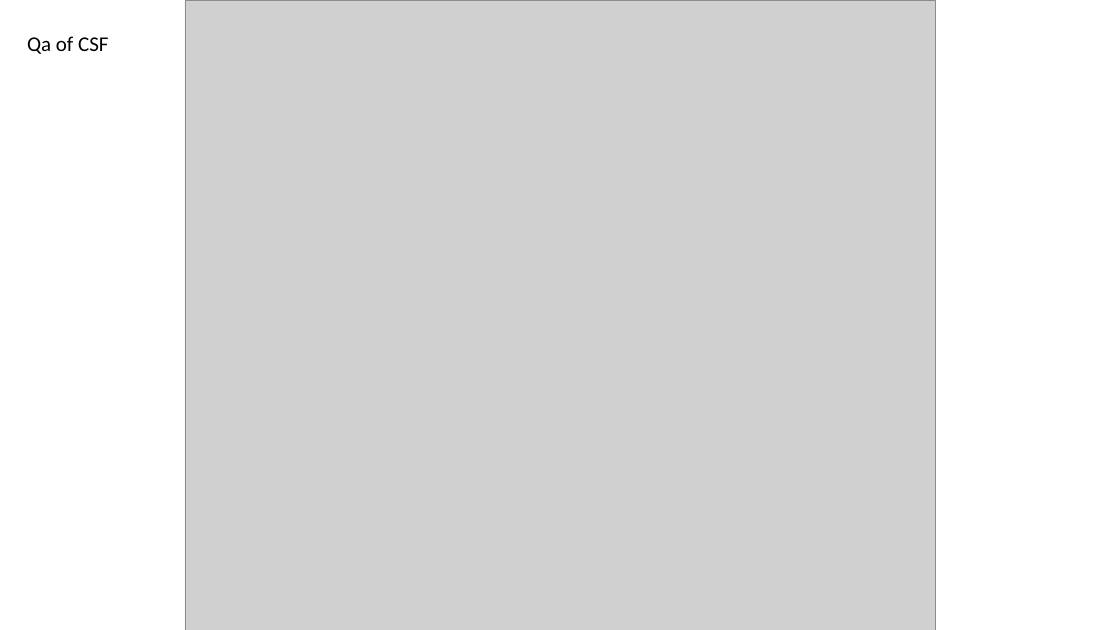
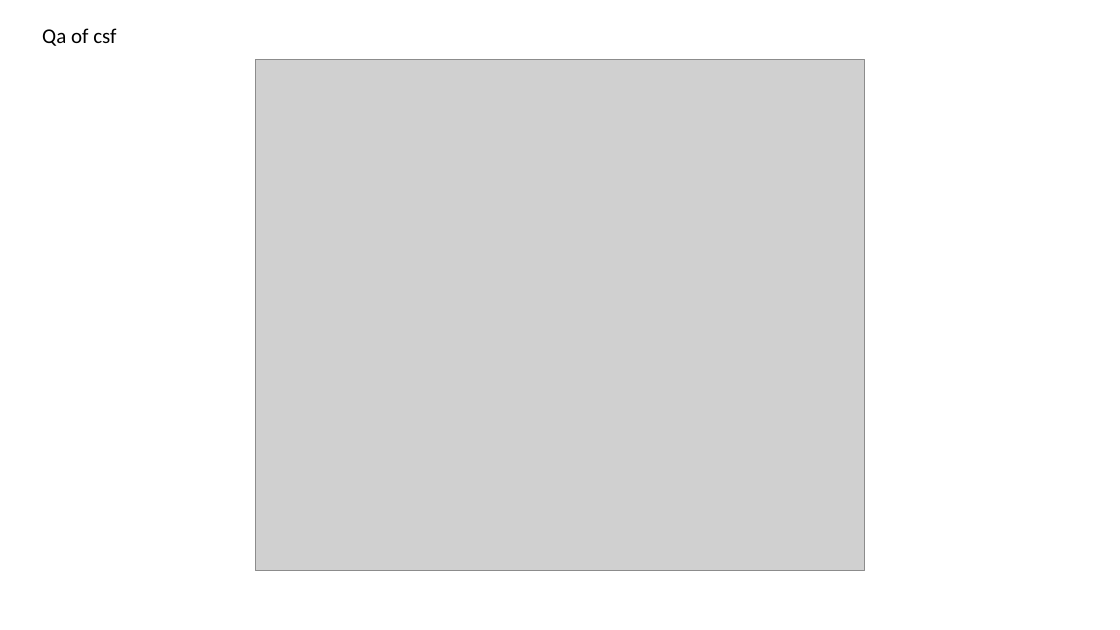
Before and after one commit to NeuroDataDesign/team-mri, a slide deck: slide 4 of Jialin_Kang/week10/qa_fast.pptx. Drawn at 1120x630 pixels with LibreOffice and Linux fonts; fonts in the diff are those of the drawing; grey boxes stand for pictures. Boxes give left, top, right and bottom in pixels: in the first picture for what was removed or moved away, otherwise in the second. Text is boxed around its words. In the diff, an @@ line names an element or a change of style, - is before the commit and + after.

```diff
--- a/Jialin_Kang/week10/qa_fast.pptx
+++ b/Jialin_Kang/week10/qa_fast.pptx
@@ text at box(42, 28, 116, 46): text changed @@
-Qa of CSF
+Qa of csf
@@ picture: place and size @@
-picture at box(185, 0, 935, 630)
+picture at box(255, 59, 865, 571)
```
Also in this commit, not shown: 1 other slide changed, 1 other file.
